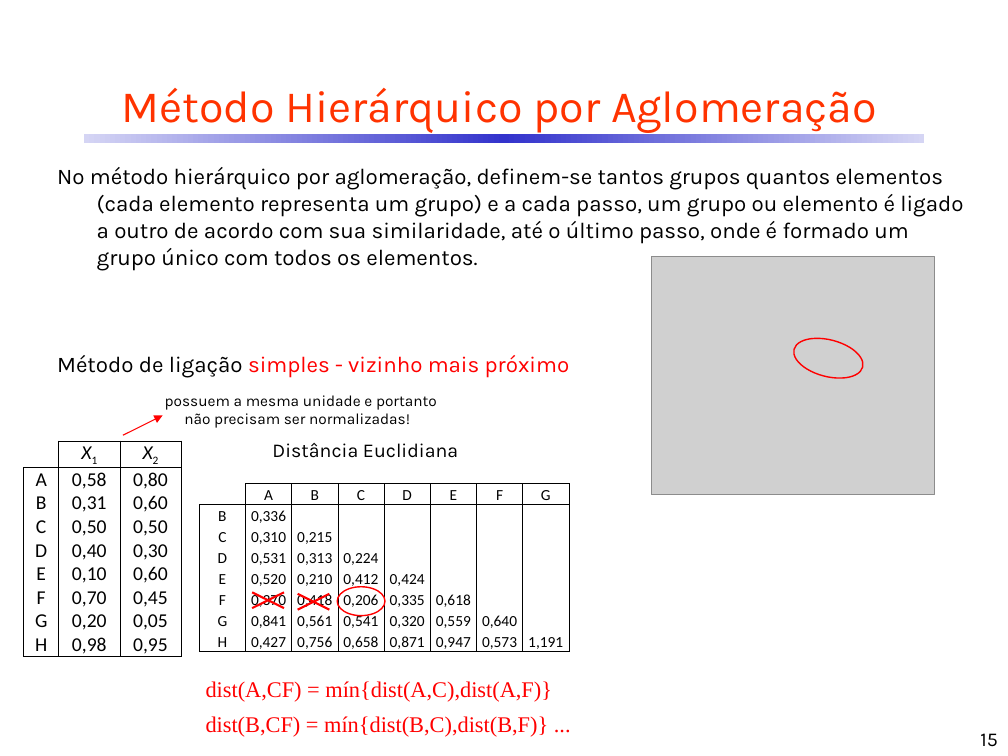
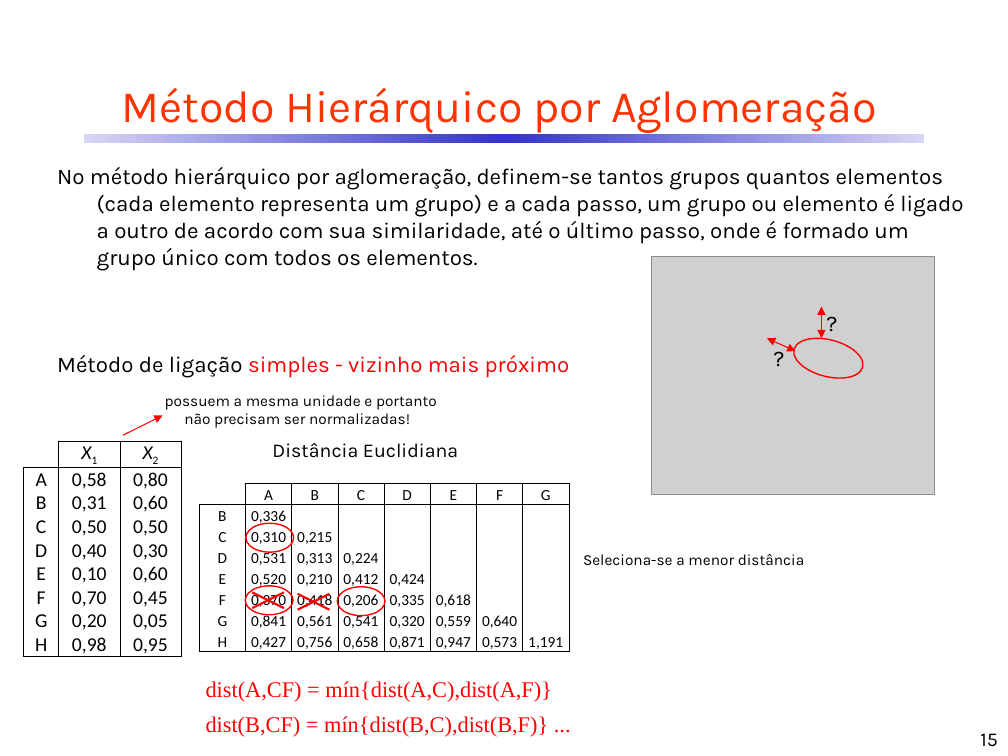
Before and after one commit to CDRenno/Estatistica, a slide deck: slide 15 of ppt/13AAgrup.pptx. Drawn at 1008x756 pixels with LibreOffice and Linux fonts; fonts in the diff are those of the drawing; grey boxes stand for pictures. Boxes give left, top, right and bottom in pixels: in the first picture for what was removed or moved away, otherwise in the second. Text is boxed around its words. In the diff, an @@ line names an element or a change of style, - is before the commit and + after.

```diff
--- a/ppt/13AAgrup.pptx
+++ b/ppt/13AAgrup.pptx
@@ text added at (816,304,848,342), 16 pt, text #000000 @@
+?
@@ double arrow added from (822, 339) to (822, 306), #FF0000 0.75 pt @@
@@ text added at (763,339,794,376), 16 pt, text #000000 @@
+?
@@ double arrow added from (795, 351) to (767, 339), #FF0000 0.75 pt @@
@@ ellipse added at (246,523,293,552), outline #FF0000 1 pt @@
@@ text added at (583,554,804,565), 11 pt, text #000000 @@
+Seleciona-se a menor distância
@@ ellipse added at (245,586,292,615), outline #FF0000 1 pt @@
```
Also in this commit, not shown: 17 other slides changed, 1 other file.
